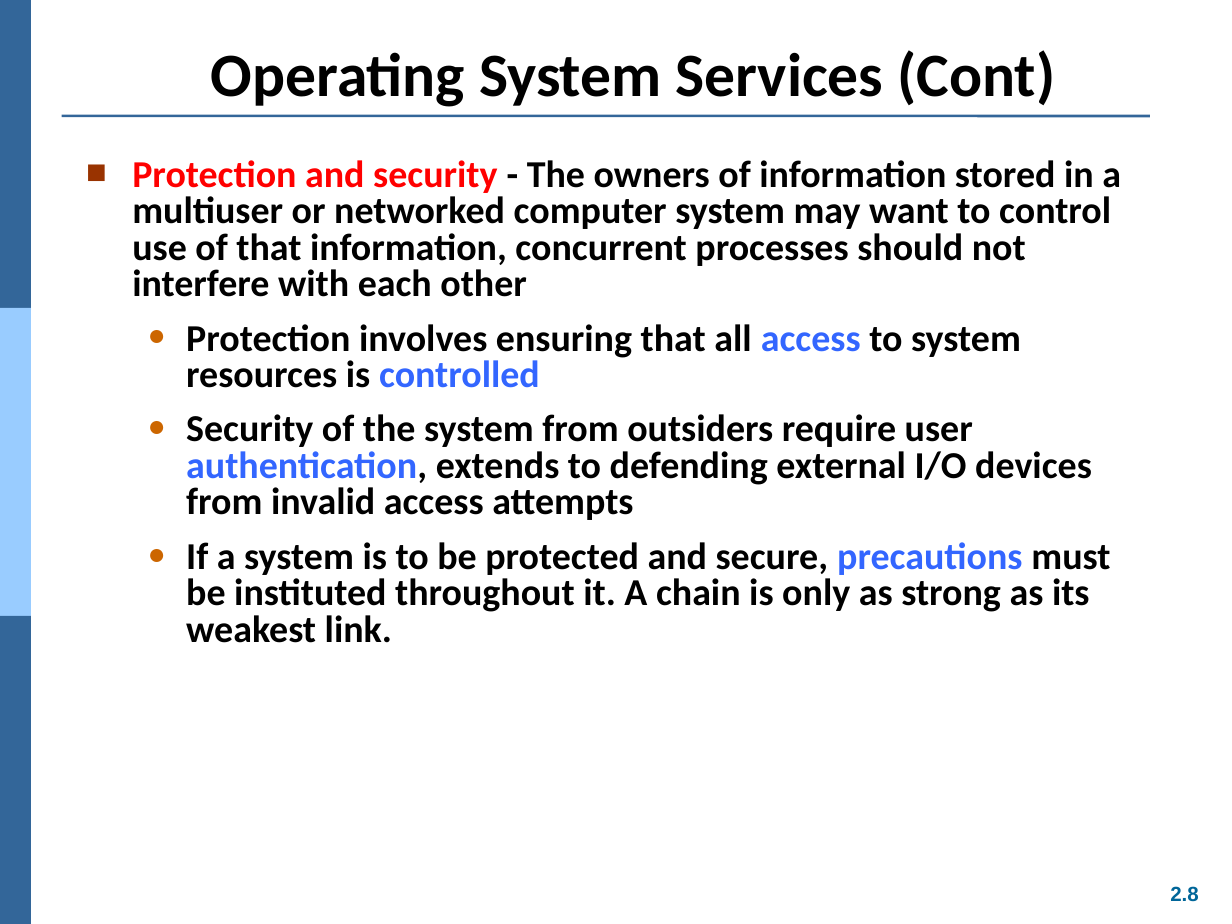
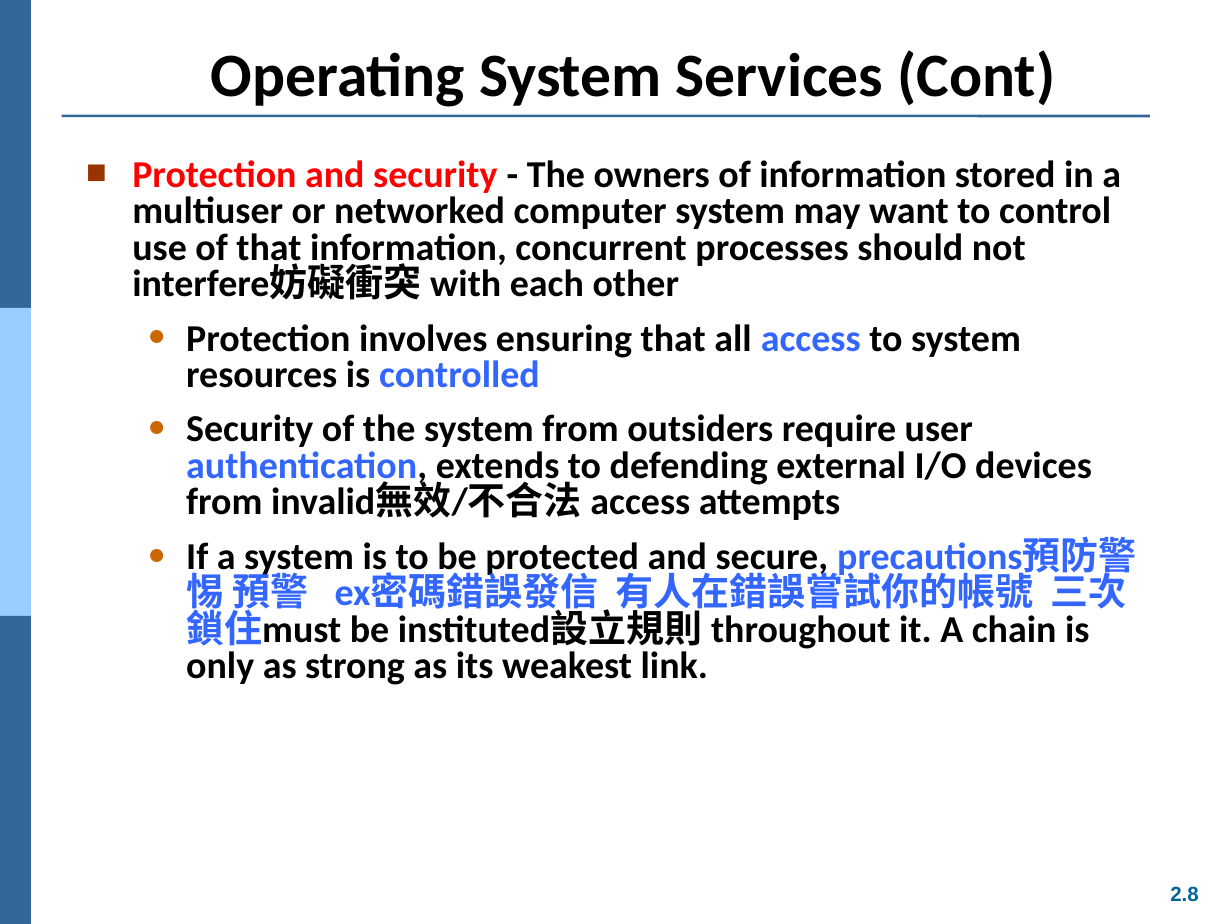
Before and after one commit to Yang09701194/OS_Learning, a slide deck: slide 8 of ch02.ppt. Drawn at 1232x924 pixels with LibreOffice and Linux fonts; fonts in the diff are those of the drawing. Boxes give left, top, right and bottom in pixels: in the first picture for what was removed or moved away, otherwise in the second. Text is boxed around its words. In the diff, an @@ line names an element or a change of style, - is before the commit and + after.

Commit message:
20200318

```diff
--- a/ch02.ppt
+++ b/ch02.ppt
@@ text at [132, 160, 1121, 300]: text changed @@
-■ Protection and security - The owners of information stored in a multiuser or networked computer system may want to control use of that information, concurrent processes should not interfere with each other
+■ Protection and security - The owners of information stored in a multiuser or networked computer system may want to control use of that information, concurrent processes should not interfere妨礙衝突 with each other
@@ text at [186, 414, 1127, 685]: text changed @@
-  ● Security of the system from outsiders require user authentication, extends to defending external I/O devices from invalid access attempts
-  ● If a system is to be protected and secure, precautions must be instituted throughout it. A chain is only as strong as its weakest link.
+  ● Security of the system from outsiders require user authentication, extends to defending external I/O devices from invalid無效/不合法 access attempts
+  ● If a system is to be protected and secure, precautions預防警惕 預警 ex密碼錯誤發信 有人在錯誤嘗試你的帳號 三次鎖住must be instituted設立規則 throughout it. A chain is only as strong as its weakest link.
```
